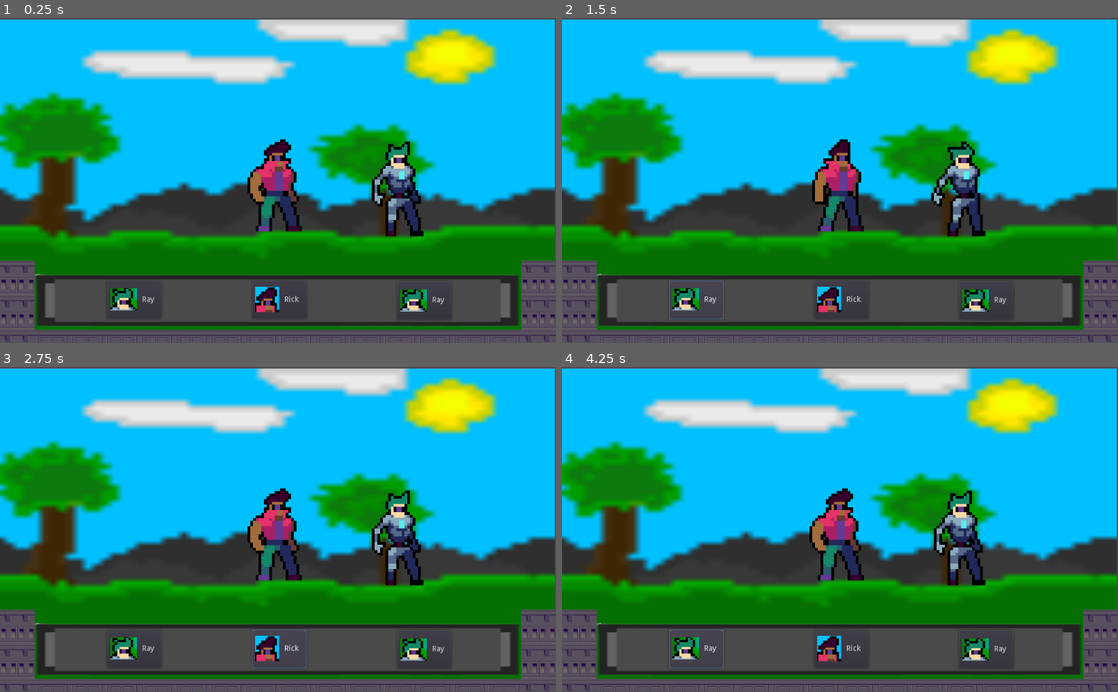
Above: before the commit, frames 1-4 (two rows, left to right).
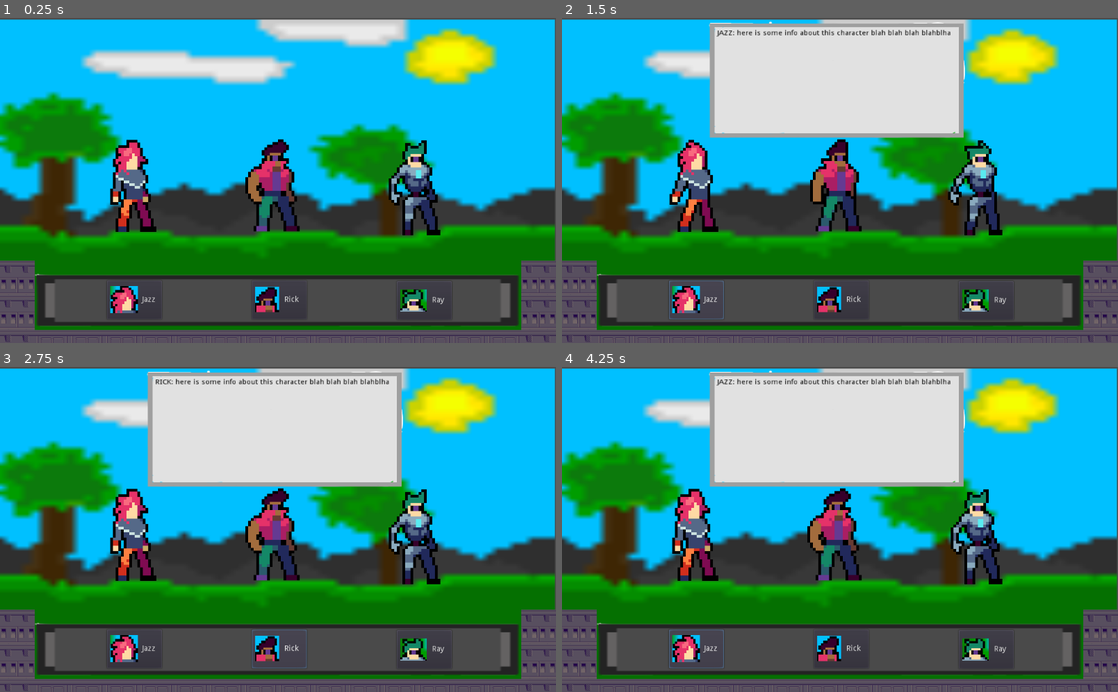
Above: after the commit, the same moments.

Repository: jdibble21/Final-Journey
Game: Godot game, scene res://src/scenes/SelectCharacter/SelectCharacter.tscn
The game is run twice, just before and just after one commit, with the same random seed, the same clock (stepped at 60 frames per second) and the same inputs.
Inputs:
- Up to frame 1 (0.25 s): no input
- Up to frame 2 (1.5 s): click "Ray" at 0.5 s; click "Ray" (after the commit: "Jazz") at 1.25 s
- Up to frame 3 (2.75 s): click "Rick" at 2 s
- Up to frame 4 (4.25 s): click "Ray" at 2.75 s; click "Ray" (after the commit: "Jazz") at 3.5 s

The runs differ from the first frame. In frame 1, 5.2% of the frame differs, in the area x 19-80%, y 37-91%; in frame 2, 19%; in frame 3, 19%, in the area x 19-80%, y 1-91%; in frame 4, 19%.

Commit message:
Add more characters, Add button press fuctionality

Diff:
--- /dev/null
+++ b/project/src/scenes/SelectCharacter/CharacterSelectMenu.gd
@@ -0,0 +1,28 @@
+extends Node
+
+
+# Declare member variables here. Examples:
+# var a = 2
+# var b = "text"
+
+
+# Called when the node enters the scene tree for the first time.
+func _ready():
+	pass # Replace with function body.
+
+
+
+
+func _on_SelectButtonJazz_pressed():
+	$DescriptionBox/Label.text = "JAZZ: here is some info about this character blah blah blah blahblha"
+	$DescriptionBox.show()
+
+
+func _on_SelectButtonRay_pressed():
+	$DescriptionBox/Label.text = "RAY: here is some info about this character blah blah blah blahblha"
+	$DescriptionBox.show()
+
+
+func _on_SelectButtonRick_pressed():
+	$DescriptionBox/Label.text = "RICK: here is some info about this character blah blah blah blahblha"
+	$DescriptionBox.show()
--- a/project/src/scenes/SelectCharacter/CharacterSelectMenu.tscn
+++ b/project/src/scenes/SelectCharacter/CharacterSelectMenu.tscn
@@ -1,10 +1,14 @@
-[gd_scene load_steps=4 format=2]
+[gd_scene load_steps=7 format=2]
 
 [ext_resource path="res://assets/dialogBox-removebg-preview.png" type="Texture" id=1]
 [ext_resource path="res://assets/characters/cyborg_icon.PNG" type="Texture" id=2]
 [ext_resource path="res://assets/characters/rick_icon.PNG" type="Texture" id=3]
+[ext_resource path="res://assets/characters/jazz_icon.PNG" type="Texture" id=4]
+[ext_resource path="res://assets/descriptionBox.png" type="Texture" id=5]
+[ext_resource path="res://src/scenes/SelectCharacter/CharacterSelectMenu.gd" type="Script" id=6]
 
 [node name="CharacterSelectMenu" type="Node"]
+script = ExtResource( 6 )
 
 [node name="ImageSprite" type="Sprite" parent="."]
 position = Vector2( 511.45, 371.527 )
@@ -16,8 +20,8 @@
 margin_top = 484.944
 margin_right = 297.622
 margin_bottom = 555.944
-text = "Ray"
-icon = ExtResource( 2 )
+text = "Jazz"
+icon = ExtResource( 4 )
 __meta__ = {
 "_edit_use_anchors_": false
 }
@@ -43,3 +47,23 @@
 __meta__ = {
 "_edit_use_anchors_": false
 }
+
+[node name="DescriptionBox" type="Sprite" parent="."]
+position = Vector2( 506.22, 91.6578 )
+scale = Vector2( 1, 0.86882 )
+texture = ExtResource( 5 )
+
+[node name="Label" type="Label" parent="DescriptionBox"]
+margin_left = -220.0
+margin_top = -80.0
+margin_right = 218.0
+margin_bottom = 135.0
+custom_colors/font_color = Color( 0, 0, 0, 1 )
+text = "Sample Text "
+__meta__ = {
+"_edit_use_anchors_": false
+}
+
+[connection signal="pressed" from="SelectButtonJazz" to="." method="_on_SelectButtonJazz_pressed"]
+[connection signal="pressed" from="SelectButtonRick" to="." method="_on_SelectButtonRick_pressed"]
+[connection signal="pressed" from="SelectButtonRay" to="." method="_on_SelectButtonRay_pressed"]
--- /dev/null
+++ b/project/src/scenes/SelectCharacter/JazzCharacter.gd
@@ -0,0 +1,11 @@
+extends Node2D
+
+
+# Declare member variables here. Examples:
+# var a = 2
+# var b = "text"
+
+
+# Called when the node enters the scene tree for the first time.
+func _ready():
+	$AnimatedSprite.play('idle');
--- /dev/null
+++ b/project/src/scenes/SelectCharacter/JazzCharacter.tscn
@@ -0,0 +1,36 @@
+[gd_scene load_steps=8 format=2]
+
+[ext_resource path="res://assets/characters/Punk_idle.png" type="Texture" id=1]
+[ext_resource path="res://src/scenes/SelectCharacter/JazzCharacter.gd" type="Script" id=2]
+
+[sub_resource type="AtlasTexture" id=1]
+atlas = ExtResource( 1 )
+region = Rect2( 0, 0, 48, 48 )
+
+[sub_resource type="AtlasTexture" id=2]
+atlas = ExtResource( 1 )
+region = Rect2( 48, 0, 48, 48 )
+
+[sub_resource type="AtlasTexture" id=3]
+atlas = ExtResource( 1 )
+region = Rect2( 96, 0, 48, 48 )
+
+[sub_resource type="AtlasTexture" id=4]
+atlas = ExtResource( 1 )
+region = Rect2( 144, 0, 48, 48 )
+
+[sub_resource type="SpriteFrames" id=5]
+animations = [ {
+"frames": [ SubResource( 1 ), SubResource( 2 ), SubResource( 3 ), SubResource( 4 ) ],
+"loop": true,
+"name": "idle",
+"speed": 5.0
+} ]
+
+[node name="JazzCharacter" type="Node2D"]
+script = ExtResource( 2 )
+
+[node name="AnimatedSprite" type="AnimatedSprite" parent="."]
+scale = Vector2( 5, 5 )
+frames = SubResource( 5 )
+animation = "idle"
--- /dev/null
+++ b/project/src/scenes/SelectCharacter/SelectCharacter.gd
@@ -0,0 +1,6 @@
+extends Node2D
+
+# Called when the node enters the scene tree for the first time.
+func _ready():
+	pass
+	$CharacterSelectMenu/DescriptionBox.hide();
--- a/project/src/scenes/SelectCharacter/SelectCharacter.tscn
+++ b/project/src/scenes/SelectCharacter/SelectCharacter.tscn
@@ -6,6 +6,8 @@
 [ext_resource path="res://src/scenes/SelectCharacter/CharacterSelectMenu.tscn" type="PackedScene" id=4]
 [ext_resource path="res://src/scenes/SelectCharacter/CyborgCharacter.tscn" type="PackedScene" id=5]
 [ext_resource path="res://src/scenes/SelectCharacter/RickCharacter.tscn" type="PackedScene" id=6]
+[ext_resource path="res://src/scenes/SelectCharacter/JazzCharacter.tscn" type="PackedScene" id=7]
+[ext_resource path="res://src/scenes/SelectCharacter/SelectCharacter.gd" type="Script" id=8]
 
 [sub_resource type="TileSet" id=1]
 0/name = "scifi_5a2d.png 0"
@@ -37,7 +39,8 @@
 1/shapes = [  ]
 1/z_index = 0
 
-[node name="Node2D" type="Node2D"]
+[node name="SelectCharacter" type="Node2D"]
+script = ExtResource( 8 )
 
 [node name="CharacterSelectMenu" parent="." instance=ExtResource( 4 )]
 
@@ -52,7 +55,10 @@
 tile_data = PoolIntArray( 458752, 0, 0, 458767, 0, 0, 524288, 0, 0, 524303, 0, 0, 589824, 0, 0, 589825, 1, 0, 589826, 1 …(187 unchanged characters)…
 
 [node name="CyborgCharacter" parent="." instance=ExtResource( 5 )]
-position = Vector2( 789.633, 283.031 )
+position = Vector2( 820.553, 280.653 )
 
 [node name="RickCharacter" parent="." instance=ExtResource( 6 )]
-position = Vector2( 561.306, 273.518 )
+position = Vector2( 556.549, 273.518 )
+
+[node name="JazzCharacter" parent="." instance=ExtResource( 7 )]
+position = Vector2( 298.491, 274.707 )
Binary file added: project/assets/characters/Punk_idle.png
Not shown, added: project/assets/characters/Punk_idle.png.import
Binary file added: project/assets/characters/jazz_icon.PNG
Not shown, added: project/assets/characters/jazz_icon.PNG.import
Binary file added: project/assets/descriptionBox.png
Not shown, added: project/assets/descriptionBox.png.import
Not shown: 1 places in project/src/scenes/SelectCharacter/SelectCharacter.tscn that only renumber resources
